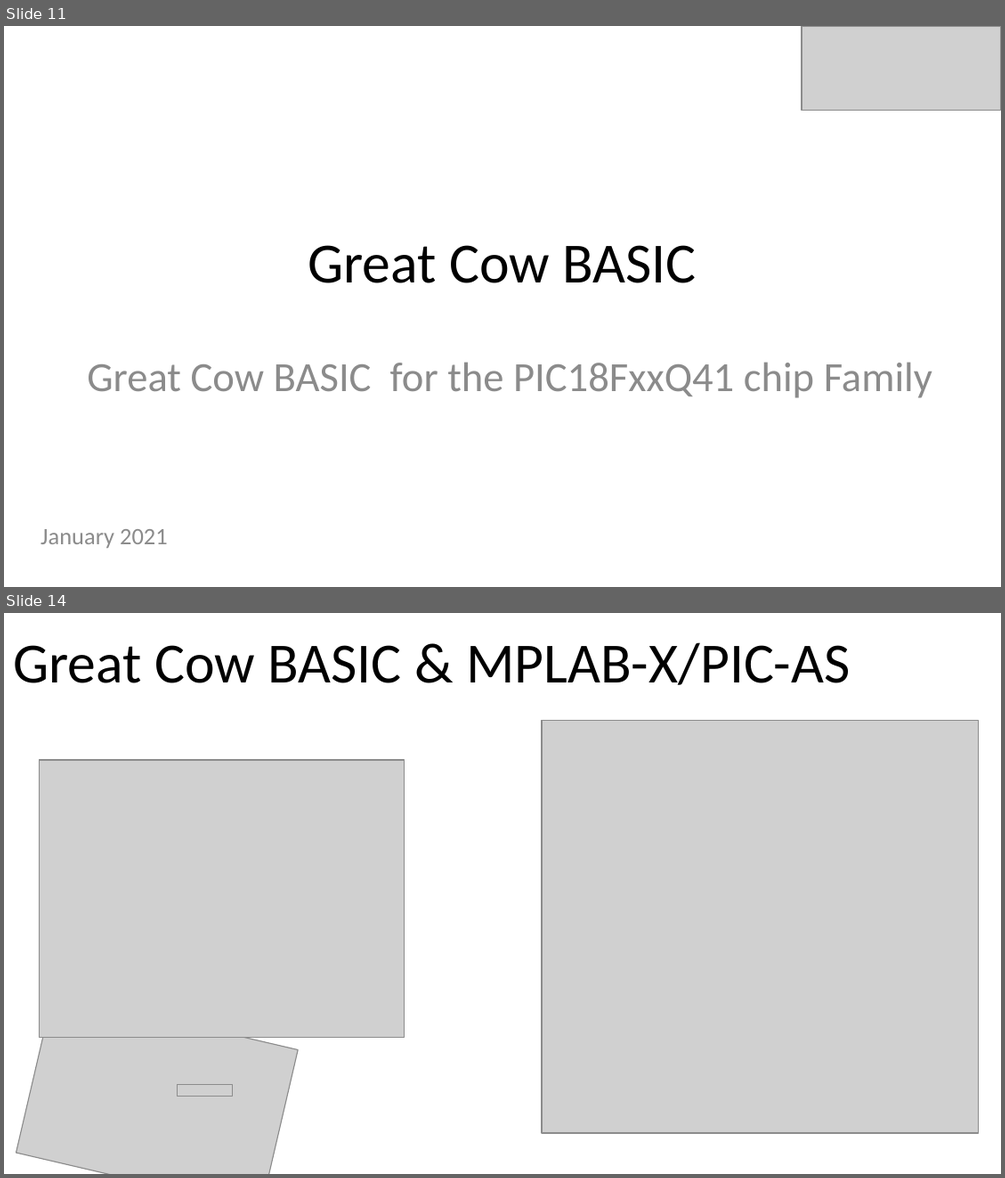
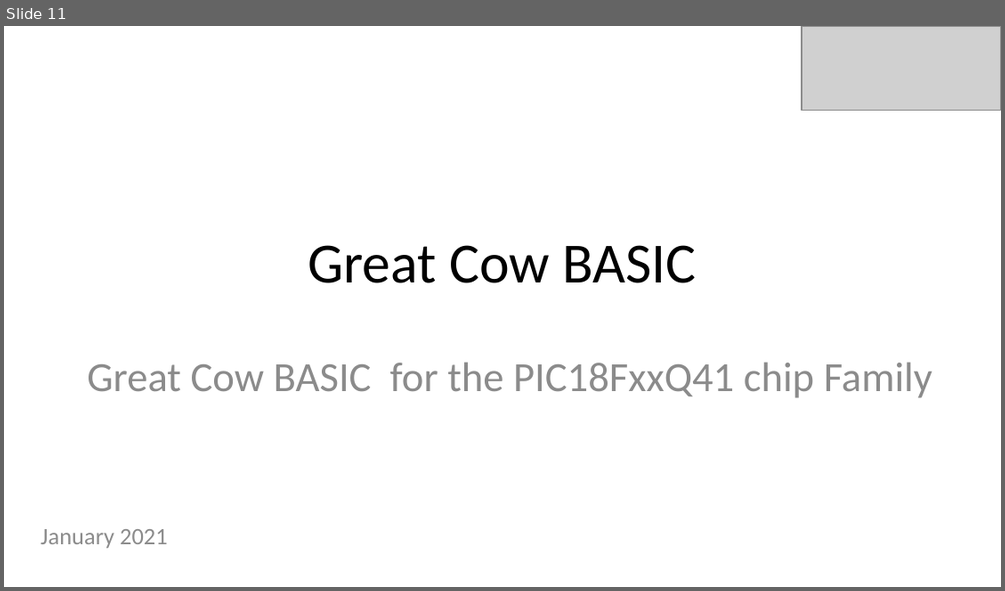
Before and after one commit to Anobium/Great-Cow-BASIC-Demonstration-Sources, a slide deck: Vendor_Boards/Microchip_Low_Pin_Count_Demo_Board/PICKit2_Board/18F16Q41/tutorials/Great Cow BASIC_Part19.pptx. Shown one above the other, each under a label of ours: slides 11 and 14 before the commit, slide 11 after it; the slides between them are not shown. The pictures are 1005x1178 and 1005x591 pixels, drawn with LibreOffice and Linux fonts; fonts in the diff are those of the drawing; grey boxes stand for pictures. Boxes give left, top, right and bottom in pixels: in the first picture for what was removed or moved away, otherwise in the second. Text is boxed around its words. In the diff, an @@ line names an element or a change of style, - is before the commit and + after.

```diff
--- a/Vendor_Boards/Microchip_Low_Pin_Count_Demo_Board/PICKit2_Board/18F16Q41/tutorials/Great Cow BASIC_Part19.pptx
+++ b/Vendor_Boards/Microchip_Low_Pin_Count_Demo_Board/PICKit2_Board/18F16Q41/tutorials/Great Cow BASIC_Part19.pptx
@@ slide 14 removed at bbox=[4, 613, 1001, 1174], background #FFFFFF @@
@@ title removed at bbox=[13, 642, 850, 685] @@
-Great Cow BASIC & MPLAB-X/PIC-AS
@@ picture removed at bbox=[542, 721, 978, 1134] @@
@@ picture removed at bbox=[39, 760, 404, 1037] @@
@@ picture removed at bbox=[16, 992, 299, 1174] @@
@@ picture removed at bbox=[177, 1085, 231, 1095] @@
```
Also in this commit, not shown: 2 slides changed, 1 slide added, 3 other slides removed, 2 other files.
